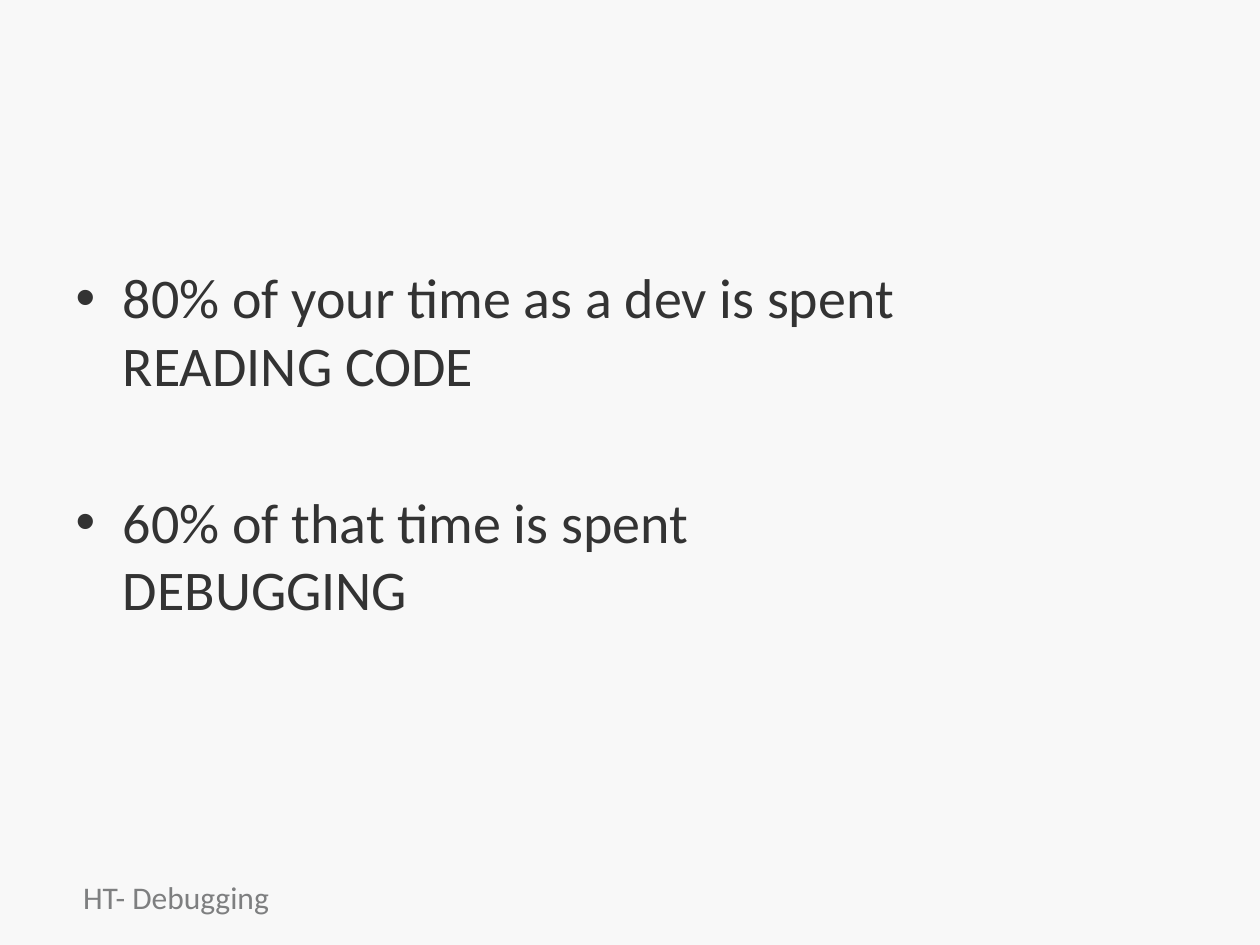
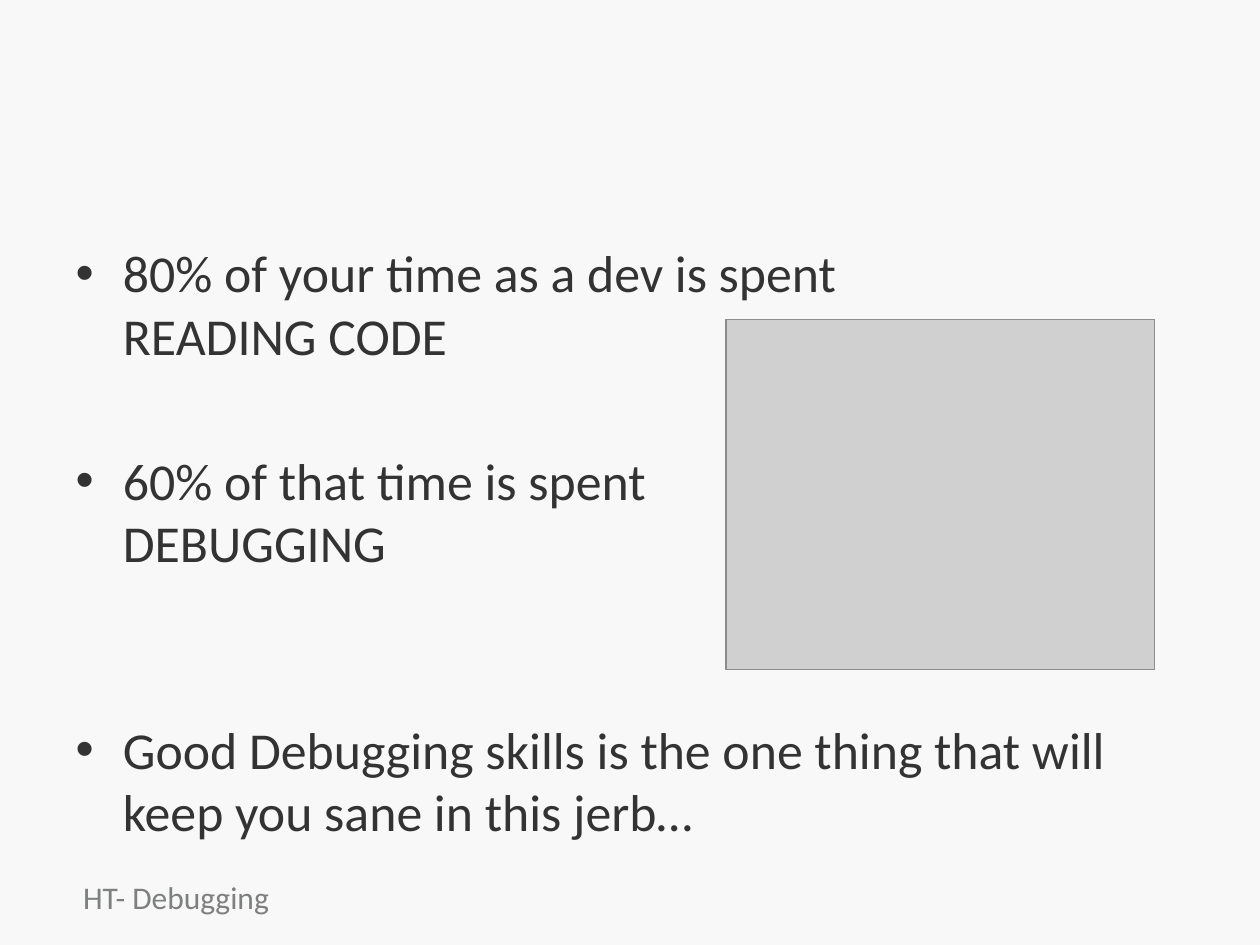
Before and after one commit to jumpcheng/debugging_notes, a slide deck: slide 3 of HT-debugging-basics.pptx. Drawn at 1260x945 pixels with LibreOffice and Linux fonts; fonts in the diff are those of the drawing; grey boxes stand for pictures; background and template pictures are left out. Boxes give left, top, right and bottom in pixels: in the first picture for what was removed or moved away, otherwise in the second. Text is boxed around its words. In the diff, an @@ line names an element or a change of style, - is before the commit and + after.

```diff
--- a/HT-debugging-basics.pptx
+++ b/HT-debugging-basics.pptx
@@ text "80% of your time as ...": place and size @@
-text "80% of your time as ..." at box(123, 279, 894, 611)
+text "80% of your time as ..." at box(123, 256, 1105, 840)
@@ text at box(123, 256, 836, 563): size 32 to 29.6 pt in "80% of your time as a dev ...", "60% of that time is spent DEBUGGING" @@
@@ picture added at box(726, 319, 1154, 669) @@
@@ text at box(123, 733, 1105, 840): paragraph added @@
+• Good Debugging skills is the one thing that will keep you sane in this jerb…
```
Also in this commit, not shown: 4 other slides changed, 1 slide added, 1 other file.
